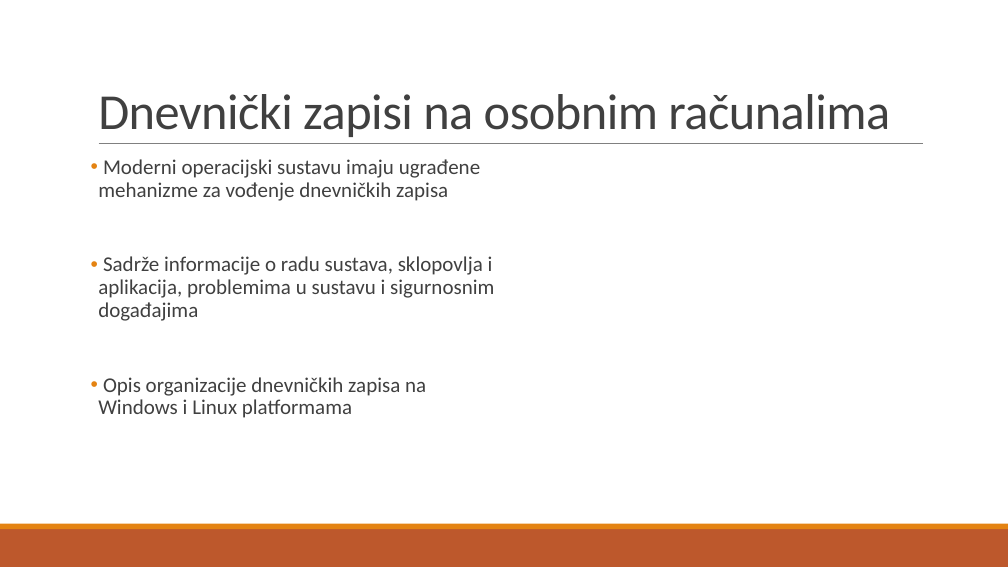
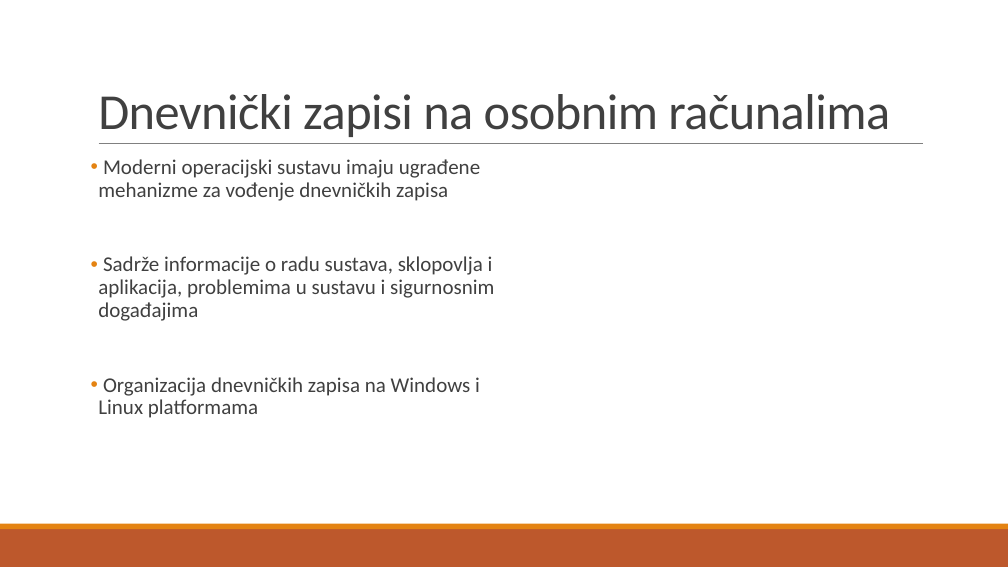
Before and after one commit to vhrvoje2/Zavrsni-rad, a slide deck: slide 6 of Prezentacija.pptx. Drawn at 1008x567 pixels with LibreOffice and Linux fonts; fonts in the diff are those of the drawing. Boxes give left, top, right and bottom in pixels: in the first picture for what was removed or moved away, otherwise in the second. Text is boxed around its words. In the diff, an @@ line names an element or a change of style, - is before the commit and + after.

```diff
--- a/Prezentacija.pptx
+++ b/Prezentacija.pptx
@@ text at (x1=98, y1=377, x2=480, y2=418): text changed @@
-• Opis organizacije dnevničkih zapisa na Windows i Linux platformama
+• Organizacija dnevničkih zapisa na Windows i Linux platformama
```
Also in this commit, not shown: 2 other slides changed.
